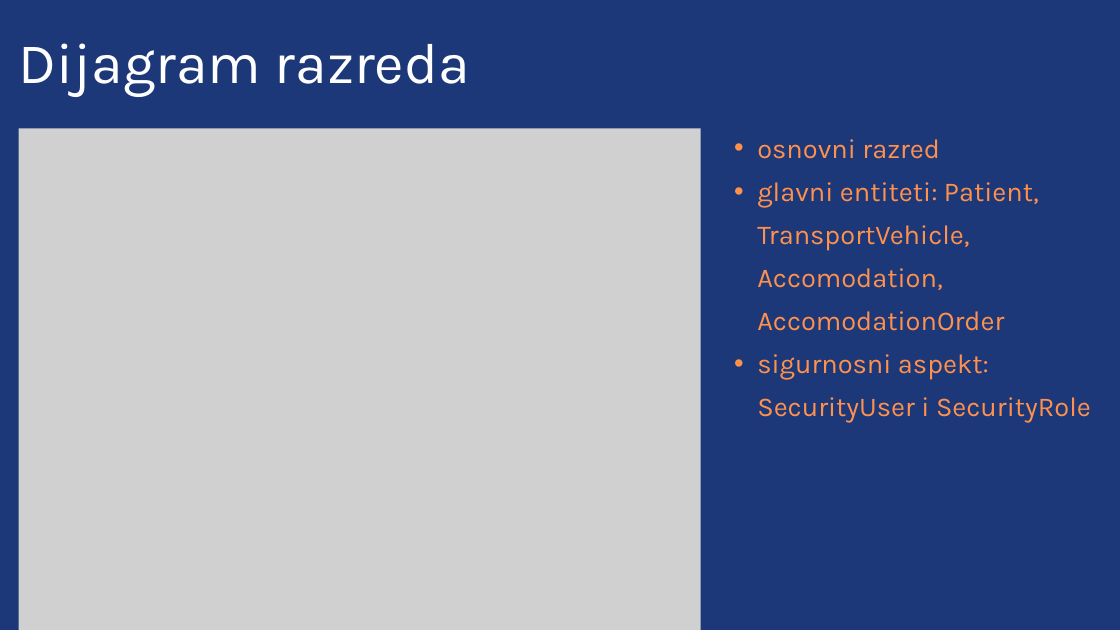
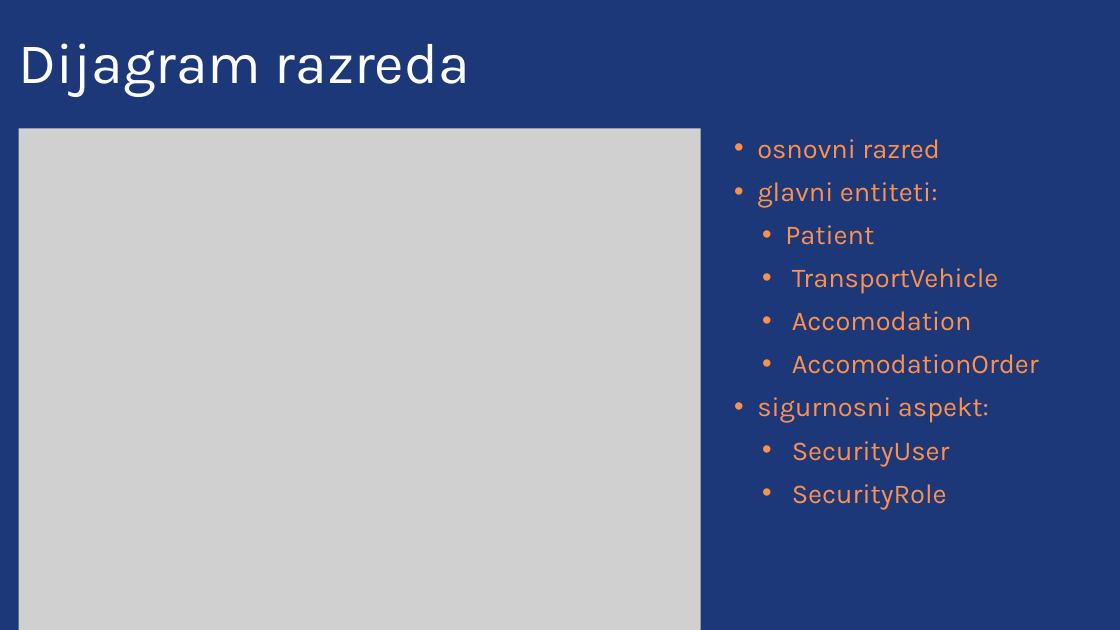
Before and after one commit to tintilinici/DentAll, a slide deck: slide 11 of Prezentacija.pptx. Drawn at 1120x630 pixels with LibreOffice and Linux fonts; fonts in the diff are those of the drawing; grey boxes stand for pictures. Boxes give left, top, right and bottom in pixels: in the first picture for what was removed or moved away, otherwise in the second. Text is boxed around its words. In the diff, an @@ line names an element or a change of style, - is before the commit and + after.

```diff
--- a/Prezentacija.pptx
+++ b/Prezentacija.pptx
@@ text at [757,182,1039,509]: text changed @@
-  • glavni entiteti: Patient, TransportVehicle, Accomodation, AccomodationOrder
-  • sigurnosni aspekt: SecurityUser i SecurityRole
+  • glavni entiteti:
+    • Patient
+    • TransportVehicle
+    • Accomodation
+    • AccomodationOrder
+  • sigurnosni aspekt:
+    • SecurityUser
+    • SecurityRole
```
Also in this commit, not shown: 10 other slides changed.
